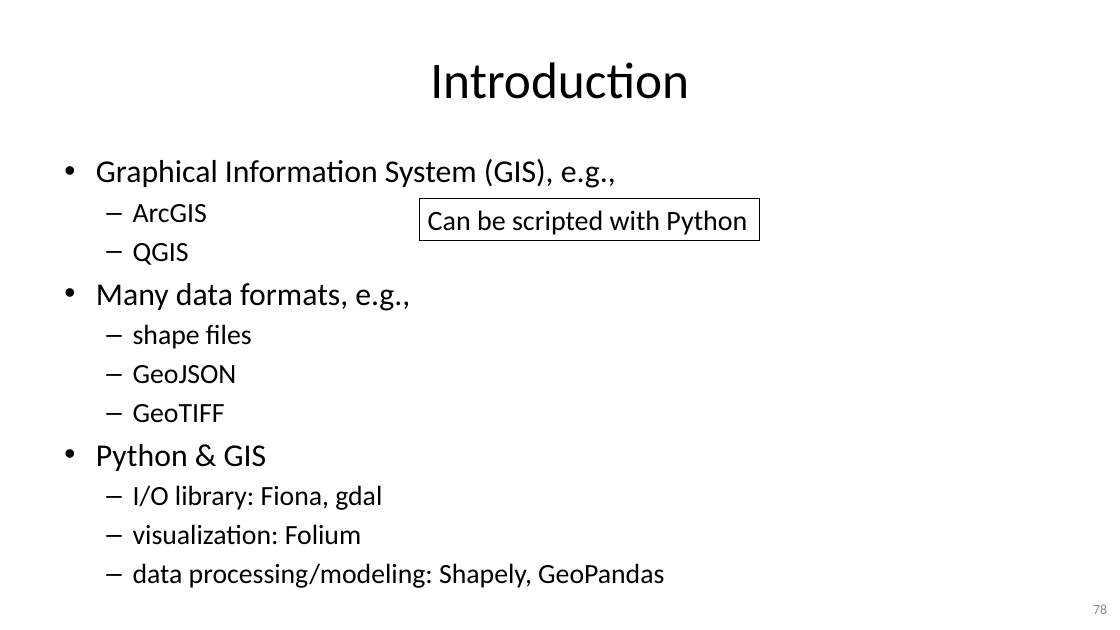
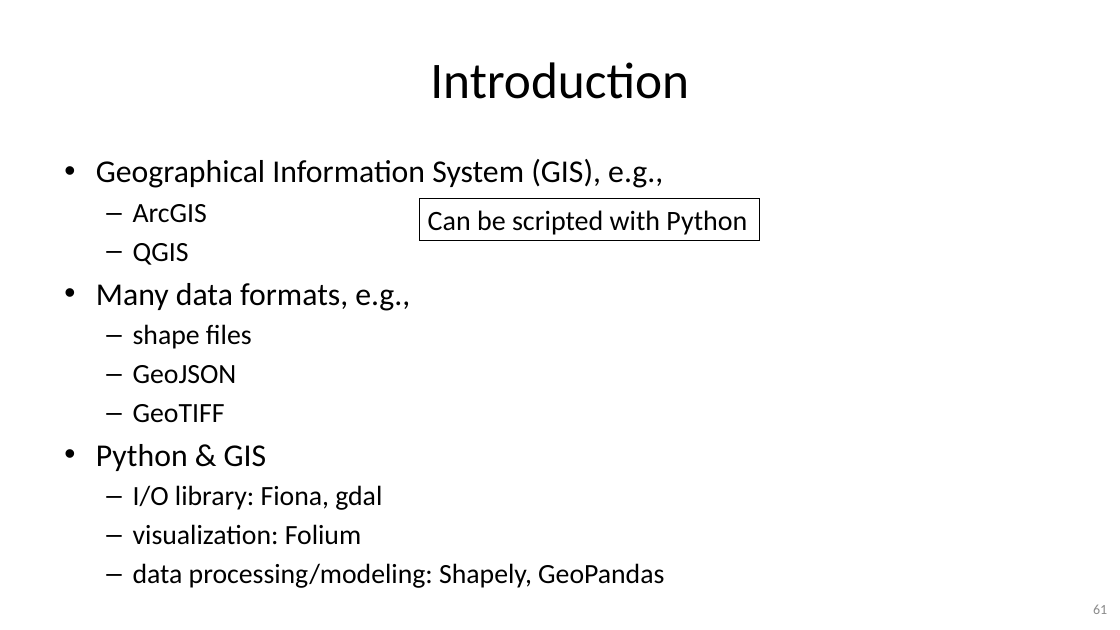
Before and after one commit to gjbex/Python-for-data-science, a slide deck: slide 61 of python_for_data_science.pptx (slide 78 before the commit). Drawn at 1120x630 pixels with LibreOffice and Linux fonts; fonts in the diff are those of the drawing. Boxes give left, top, right and bottom in pixels: in the first picture for what was removed or moved away, otherwise in the second. Text is boxed around its words. In the diff, an @@ line names an element or a change of style, - is before the commit and + after.

```diff
--- a/python_for_data_science.pptx
+++ b/python_for_data_science.pptx
@@ text at [96, 159, 663, 188]: text changed @@
-• Graphical Information System (GIS), e.g.,
+• Geographical Information System (GIS), e.g.,
@@ page number at [1093, 604, 1107, 614]: text changed @@
-78
+61
```
Also in this commit, not shown: 5 other slides changed, 5 slides added, 20 slides removed.
